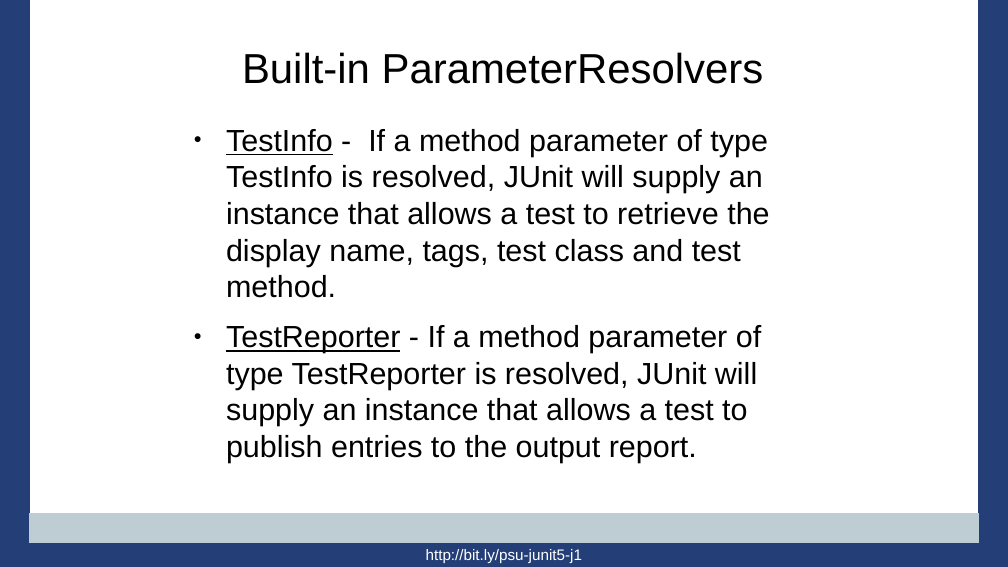
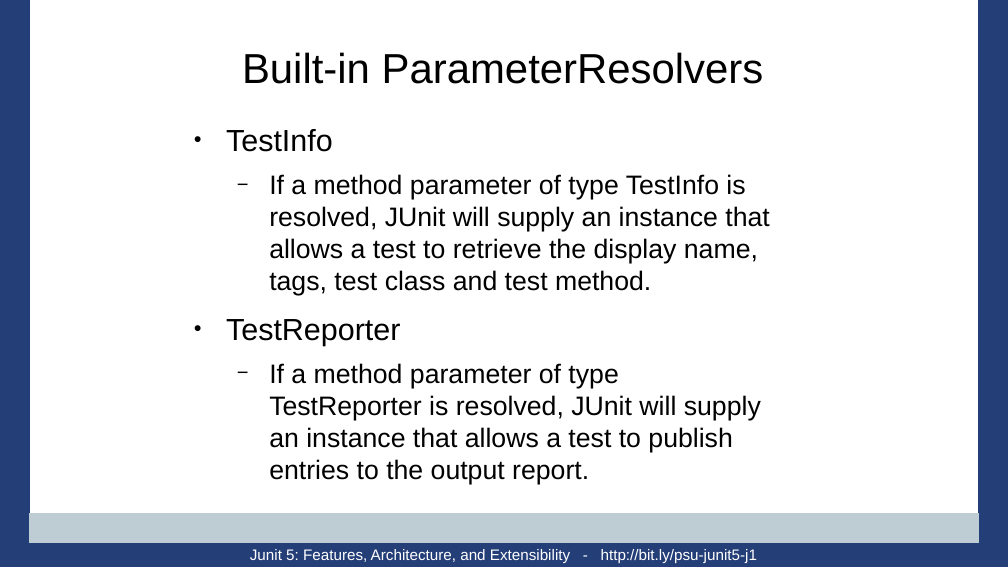
Before and after one commit to PennState/junit5-presentation, a slide deck: slide 51 of src/site/presentation/Junit5_Presentation_JavaOne_2016.odp (slide 52 before the commit). Drawn at 1008x567 pixels with LibreOffice and Linux fonts; fonts in the diff are those of the drawing; background and template pictures are left out. Boxes give left, top, right and bottom in pixels: in the first picture for what was removed or moved away, otherwise in the second. Text is boxed around its words. In the diff, an @@ line names an element or a change of style, - is before the commit and + after.

```diff
--- a/src/site/presentation/Junit5_Presentation_JavaOne_2016.odp
+++ b/src/site/presentation/Junit5_Presentation_JavaOne_2016.odp
@@ text at [226, 129, 769, 485]: text changed; size 24 to 21 pt @@
-● TestInfo - If a method parameter of type TestInfo is resolved, JUnit will supply an instance that allows a test to retrieve the display name, tags, test class and test method.
-● TestReporter - If a method parameter of type TestReporter is resolved, JUnit will supply an instance that allows a test to publish entries to the output report.
+● TestInfo
+  − If a method parameter of type TestInfo is resolved, JUnit will supply an instance that allows a test to retrieve the display name, tags, test class and test method.
+● TestReporter
+  − If a method parameter of type TestReporter is resolved, JUnit will supply an instance that allows a test to publish entries to the output report.
@@ text at [250, 549, 757, 563]: text changed @@
-http://bit.ly/psu-junit5-j1
+Junit 5: Features, Architecture, and Extensibility - http://bit.ly/psu-junit5-j1
```
Also in this commit, not shown: 70 other slides changed, 4 slides removed.
